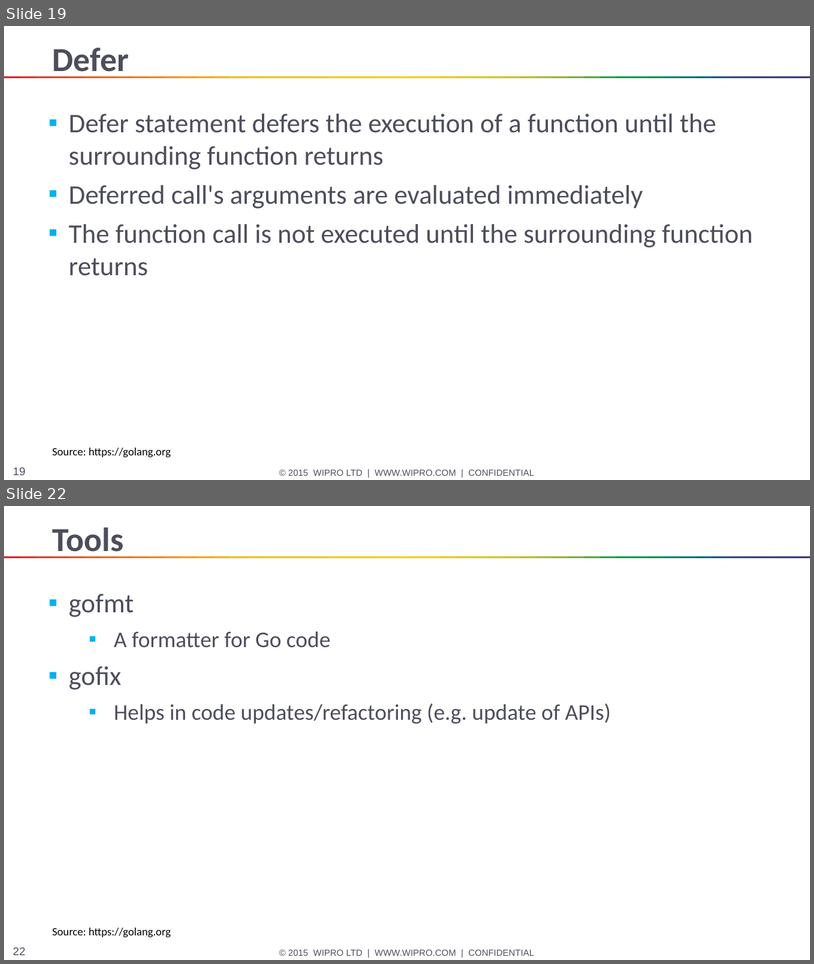
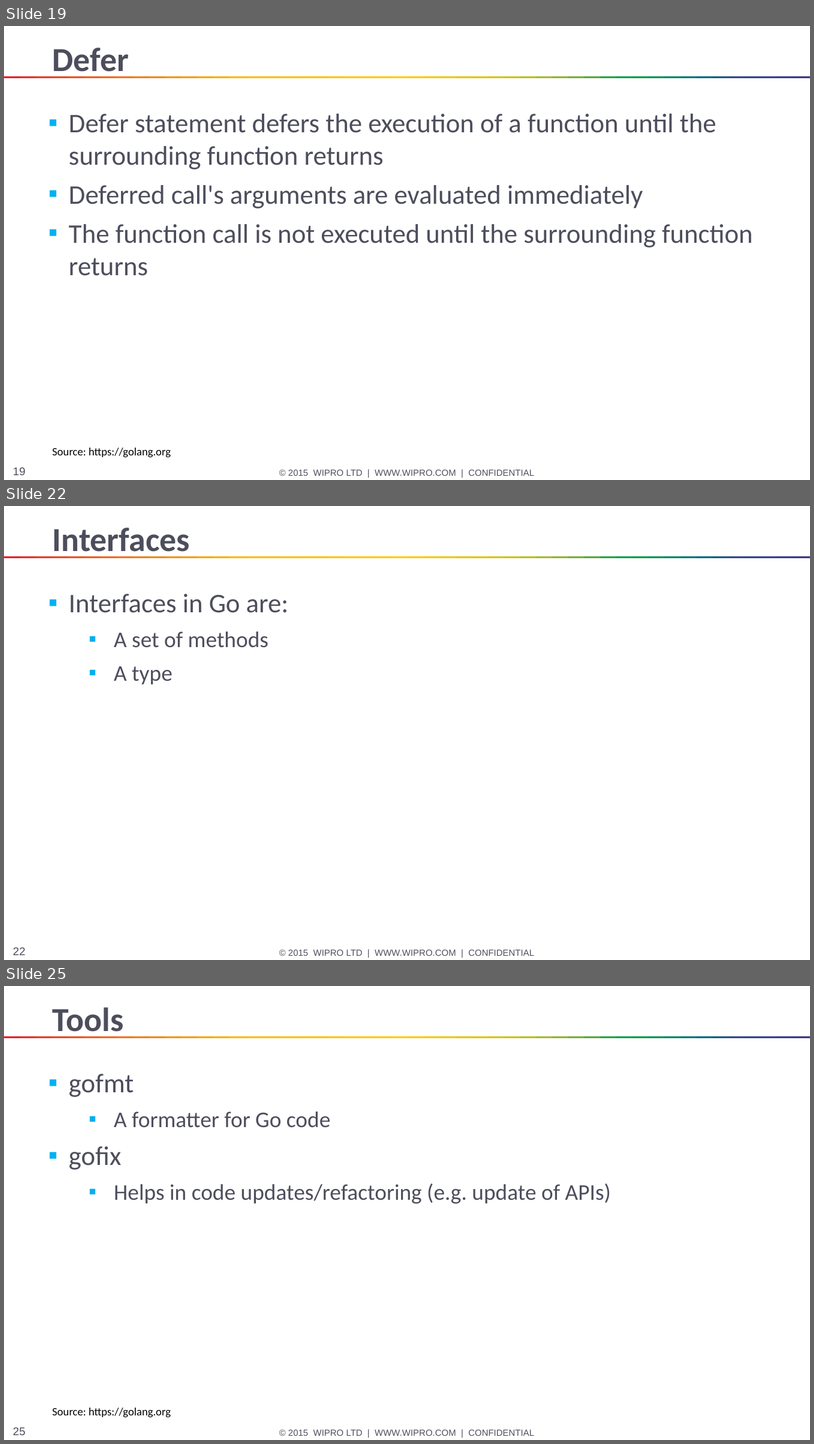
Before and after one commit to HANAND1979/go, a slide deck: go/Go.pptx. Shown one above the other, each under a label of ours: slides 19 and 22 before the commit, slides 19, 22 and 25 after it; the slides between them are not shown. The pictures are 814x964 and 814x1444 pixels, drawn with LibreOffice and Linux fonts; fonts in the diff are those of the drawing. Boxes give left, top, right and bottom in pixels: in the first picture for what was removed or moved away, otherwise in the second. Text is boxed around its words. In the diff, an @@ line names an element or a change of style, - is before the commit and + after.

```diff
--- a/go/Go.pptx
+++ b/go/Go.pptx
@@ slide 22 added at [4,506,810,960], background #FFFFFF; not listed: 53 template elements that a slide beside it also shows @@
@@ title added at [53,528,190,558], 30 pt, text #4D4E5C, bold @@
+Interfaces
@@ text added at [69,594,289,684], 24 pt, text #4D4E5C @@
+▪ Interfaces in Go are:
+  ▪ A set of methods
+  ▪ A type
@@ what was slide 22 is now slide 25 @@
@@ page number at [13,1427,26,1435]: text changed @@
-22
+25
```
Also in this commit, not shown: 2 slides changed, 2 other slides added.
